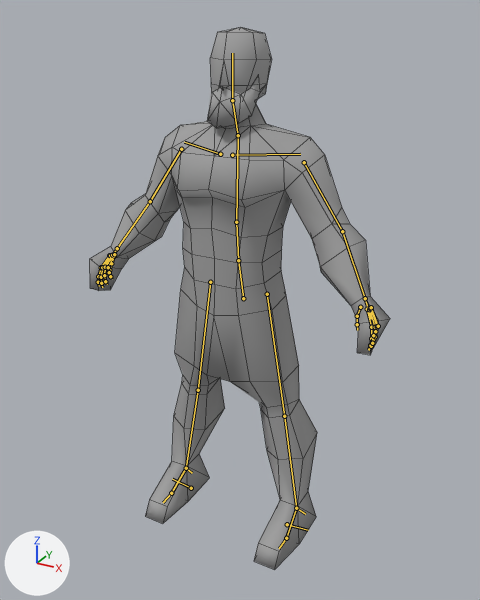
A saved change to the Blender file public/app/assets/3D/stuff/peon.blend.
Rendered twice from a 50 mm camera at (4.47, -7.92, 7.86) aimed at (0.12, -0.01, 3.9). Arrows for +X, +Y and +Z are at lower left; the lights stay in place. The bones that bend it are drawn over the model as lines. Mesh edges are drawn as thin lines.
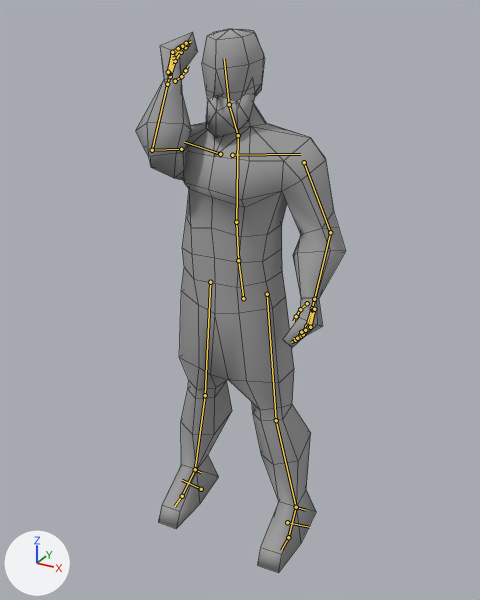
The newer file adds an action. The first version stands in its rest pose; the second is drawn at frame 0 of the action 'building'.

Boxes [x1, y1, x2, y2] around the edits, measured in the pictures (480 x 600 px):
'Mesh.007', posed (30% narrower)
    before: [90, 27, 390, 570]
    after: [136, 29, 346, 573]
bone 'neck', root to tip
    before: (238, 135) to (232, 100)
    after: (238, 135) to (229, 104)
bone 'upper_arm.L', root to tip
    before: (304, 162) to (342, 231)
    after: (304, 162) to (330, 232)
bone 'forearm.L', root to tip
    before: (342, 231) to (365, 298)
    after: (330, 232) to (314, 299)
bone 'upper_arm.R', root to tip
    before: (181, 149) to (150, 201)
    after: (181, 149) to (152, 150)
bone 'forearm.R', root to tip
    before: (150, 201) to (117, 248)
    after: (152, 150) to (167, 84)
bone 'thigh.L', root to tip
    before: (267, 294) to (284, 416)
    after: (267, 294) to (276, 420)
bone 'shin.L', root to tip
    before: (284, 416) to (296, 508)
    after: (276, 420) to (296, 507)
bone 'thigh.R', root to tip
    before: (210, 282) to (198, 390)
    after: (210, 282) to (205, 395)
bone 'shin.R', root to tip
    before: (198, 390) to (186, 468)
    after: (205, 395) to (195, 469)

The edits, one by one:
Bone 'neck' (bone_neck) turns from (0, 0, 0) to (12, 0, 0) degrees about its own x, y and z.
Bone 'upper_arm.L' (bone_upper_arm_l) turns from (0, 0, 0) to (-12, 5, -16) degrees about its own x, y and z.
Bone 'forearm.L' (bone_forearm_l) turns from (0, 0, 0) to (25, -8, -13) degrees about its own x, y and z.
Bone 'upper_arm.R' (bone_upper_arm_r) turns from (0, 0, 0) to (103, -8, 13) degrees about its own x, y and z.
Bone 'forearm.R' (bone_forearm_r) moves from (0.0, 0.0, 0.0) to (0.108, -0.304, -0.778).
Bone 'forearm.R' (bone_forearm_r) turns from (0, 0, 0) to (93, 28, -13) degrees about its own x, y and z.
Bone 'thigh.L' (bone_thigh_l) turns from (0, 0, 0) to (-5, -2, 2) degrees about its own x, y and z.
Bone 'shin.L' (bone_shin_l) moves from (0.0, 0.0, 0.0) to (-0.035, -0.052, 0.293).
Bone 'shin.L' (bone_shin_l) turns from (0, 0, 0) to (11, 1, -3) degrees about its own x, y and z.
Bone 'thigh.R' (bone_thigh_r) turns from (0, 0, 0) to (-2, -2, -5) degrees about its own x, y and z.
Bone 'shin.R' (bone_shin_r) moves from (0.0, 0.0, 0.0) to (-0.034, -0.021, 0.264).
Bone 'shin.R' (bone_shin_r) turns from (0, 0, 0) to (6, -2, 5) degrees about its own x, y and z.
